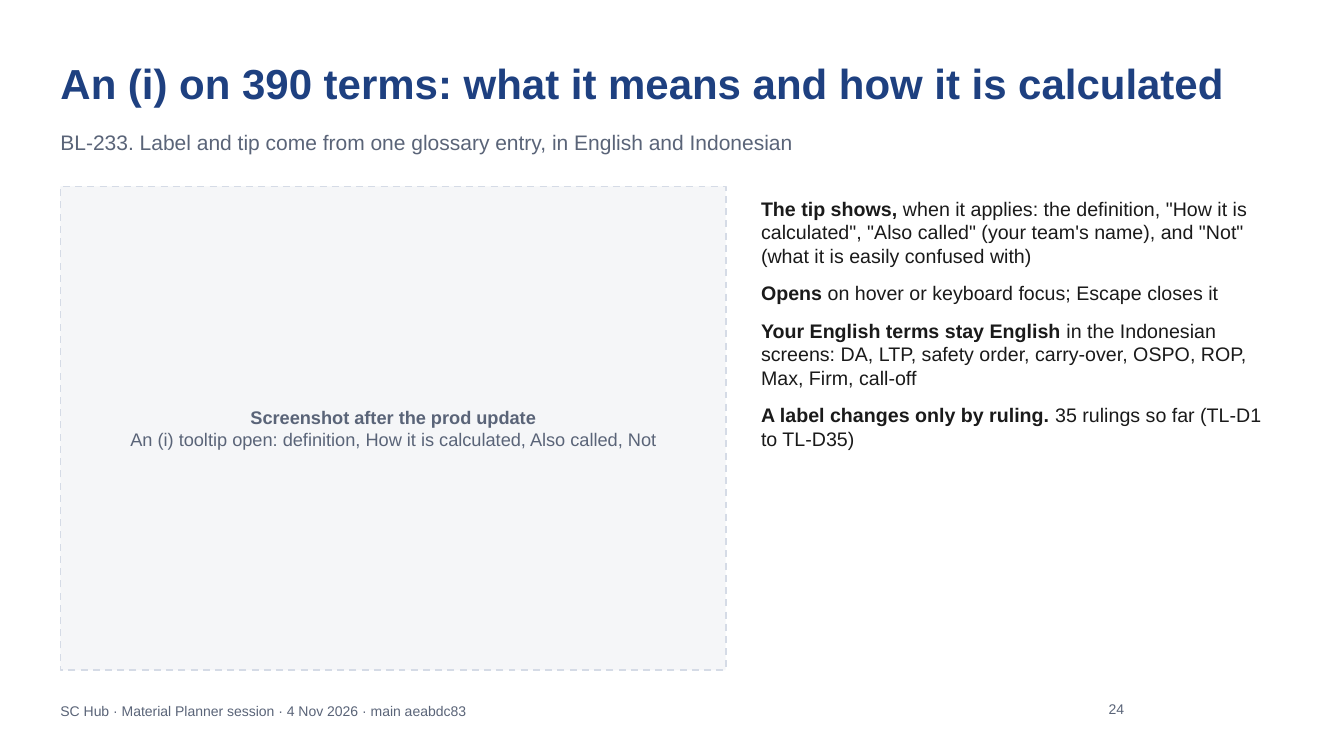
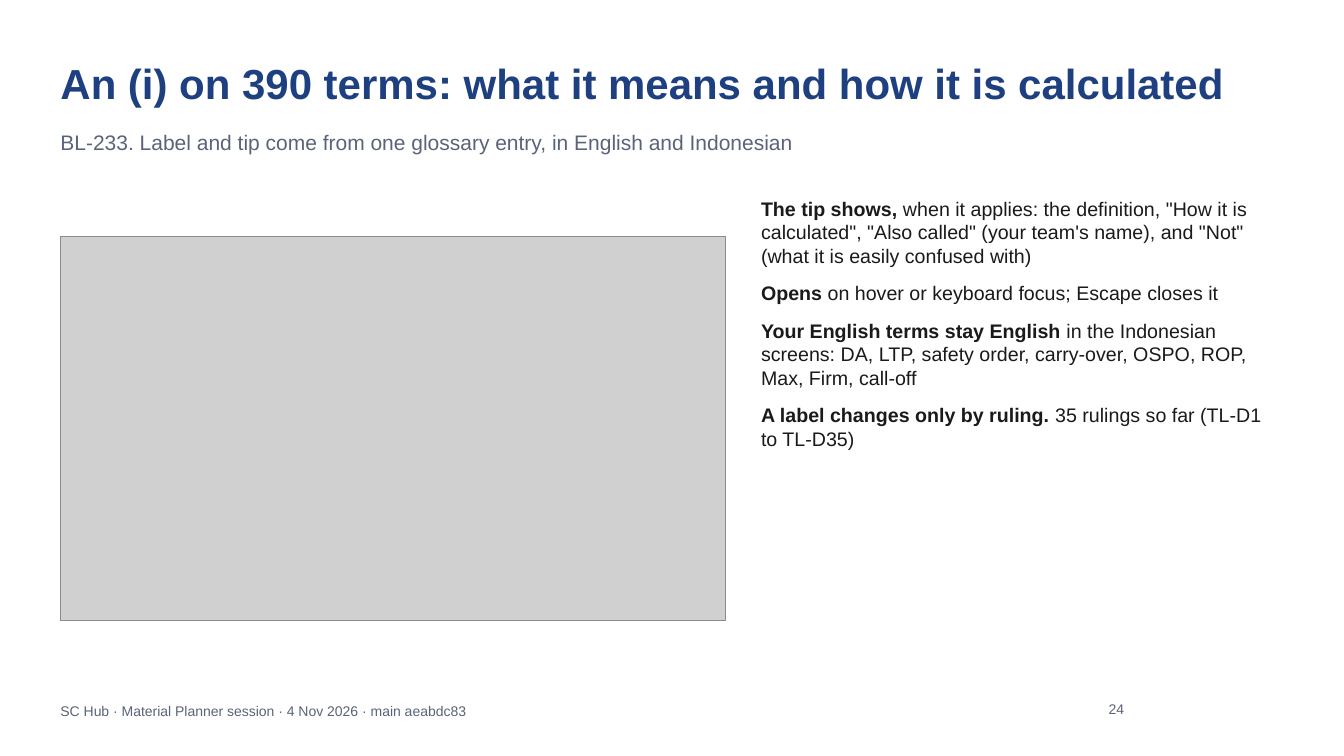
Before and after one commit to javal999/paragon-supplier-portal, a slide deck: slide 24 of docs/supplier-hub/user-guide/SC-Hub-Planner-04-Nov-What-Changed.pptx. Drawn at 1344x756 pixels with LibreOffice and Linux fonts; fonts in the diff are those of the drawing; grey boxes stand for pictures; background and template pictures are left out. Boxes give left, top, right and bottom in pixels: in the first picture for what was removed or moved away, otherwise in the second. Text is boxed around its words. In the diff, an @@ line names an element or a change of style, - is before the commit and + after.

```diff
--- a/docs/supplier-hub/user-guide/SC-Hub-Planner-04-Nov-What-Changed.pptx
+++ b/docs/supplier-hub/user-guide/SC-Hub-Planner-04-Nov-What-Changed.pptx
@@ rectangle removed at [60,187,726,670] @@
@@ picture added at [60,236,726,620] @@
@@ text removed at [130,411,656,450] @@
-Screenshot after the prod update
-An (i) tooltip open: definition, How it is calculated, Also called, Not
```
Also in this commit, not shown: 7 other slides changed, 2 other files.
